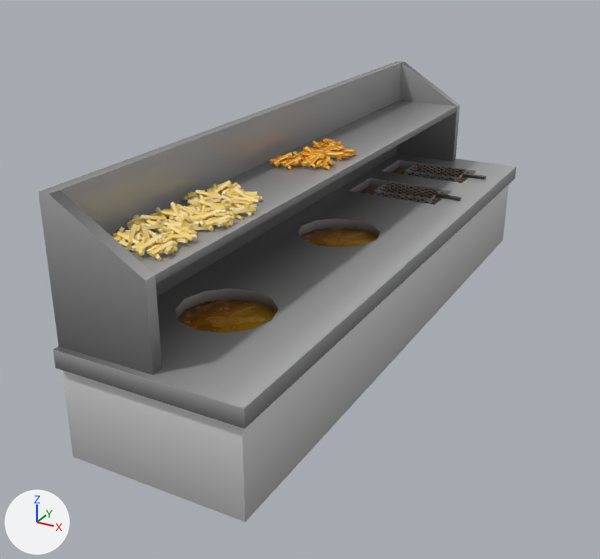
What one commit did to the FBX model art/models/DoubleCooked_DeepFryer.fbx.
The view is the same before and after, from a camera (50 mm lens) standing at (1.57, -3.3, 1.82) and looking at (-0.32, 0.13, 0.11). Lighting does not change. The marker at lower left points along +X, +Y and +Z. The older version comes first. Where no turn or scale is listed for an object, it has been applied to the vertices.

The first picture shows 'DoubleCooked_DeepFryer', 'DoubleCooked_DeepFryer_Basket01', 'DoubleCooked_DeepFryer_Basket02', 'DoubleCooked_FriesRaw' and 5 more.
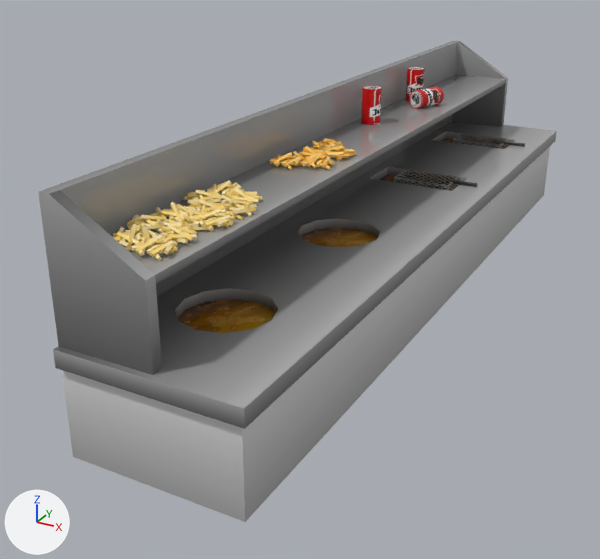
Edits to the scene script, one JSON object a line:
```json
{"block": "me_mesh", "where": "# used by ob_doublecooked_deepfryer; location = (0.0, 0.0, 0.0)"}
{"op": "remove", "block": "me_mesh", "code": "me_mesh.from_pydata(...)  # 233 vertices, 401 faces; spans x -0.39..0.39, y -1.5..1.5, z 0.0..1.01"}
{"op": "add", "block": "me_mesh", "code": "me_mesh.from_pydata(...)  # 343 vertices, 605 faces; spans x -0.39..0.39, y -1.5..2.51, z 0.0..1.01"}
{"block": "me_mesh", "change": "me_mesh part 1: a new loose piece, a 10-sided cylinder along z spanning x -0.32..-0.22, y 1.42..1.53, z 0.79..0.98, in mat_material__23 (picture img_propsatlas_bc_png)"}
{"block": "me_mesh", "change": "me_mesh part 2: a new loose piece, a 10-sided cylinder along z spanning x -0.3..-0.2, y 0.74..0.85, z 0.79..0.98, in mat_material__23 (picture img_propsatlas_bc_png)"}
{"block": "me_mesh", "change": "me_mesh part 3: a new loose piece of 20 vertices spanning x -0.22..-0.06, y 1.23..1.44, z 0.79..0.9, in mat_material__23 (picture img_propsatlas_bc_png)"}
{"block": "me_mesh", "change": "me_mesh part 4: 56 vertices moved from x -0.39..0.39, y 0.6..1.3, z 0.0..0.79 to x -0.39..0.39, y 0.86..2.13, z 0.0..0.79; 38 vertices removed from x -0.39..0.39, y 1.42..1.5, z 0.0..1.01; 38 vertices added at x -0.39..0.39, y 2.44..2.51, z 0.0..1.01"}
{"block": "me_mesh", "change": "other edits to the shape of me_mesh do not show in these pictures"}
{"op": "set", "path": "ob_doublecooked_deepfryer_basket01.location", "old": "(0.236, 1.158, 0.468)", "new": "(0.236, 1.987, 0.468)"}
```

Pixel boxes (x1, y1, x2, y2) of what changed, in the pictures (600 x 559 px; the box of a moved part takes in the faces that stretch with it):
```json
{"object": "DoubleCooked_DeepFryer", "change": "reshaped", "before": [38, 61, 516, 522], "after": [38, 41, 557, 522], "on screen": "9% wider"}
{"object": "DoubleCooked_DeepFryer_Basket01", "change": "moved", "before": [405, 163, 486, 183], "after": [453, 133, 525, 149]}
{"part": 1, "of": "me_mesh", "change": "added", "after": [406, 67, 425, 101]}
{"part": 2, "of": "me_mesh", "change": "added", "after": [361, 86, 382, 125], "on screen": "red"}
{"part": 3, "of": "me_mesh", "change": "added", "after": [409, 86, 444, 109]}
{"part": 4, "of": "me_mesh", "change": "moved or reshaped", "before": [50, 61, 516, 301], "after": [50, 41, 557, 301]}
```
